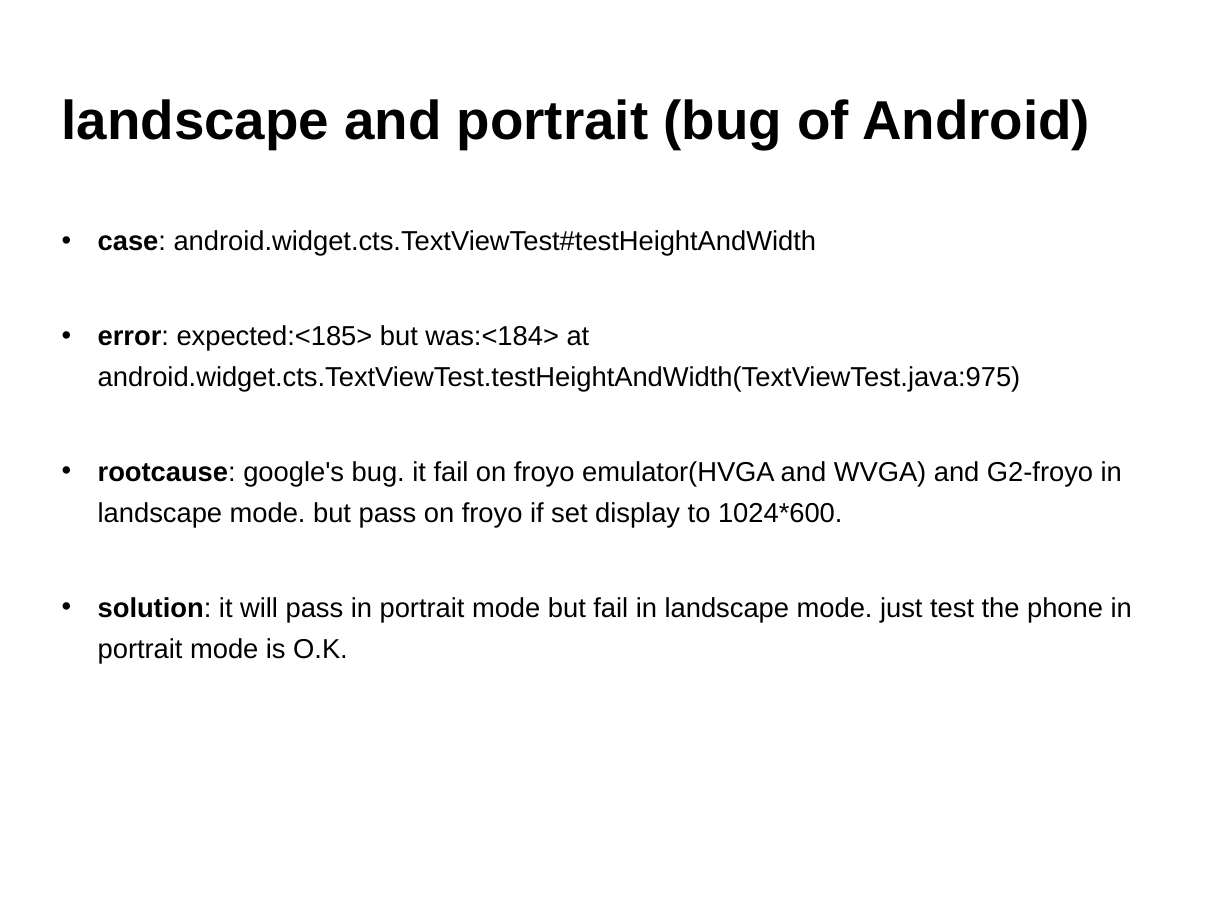
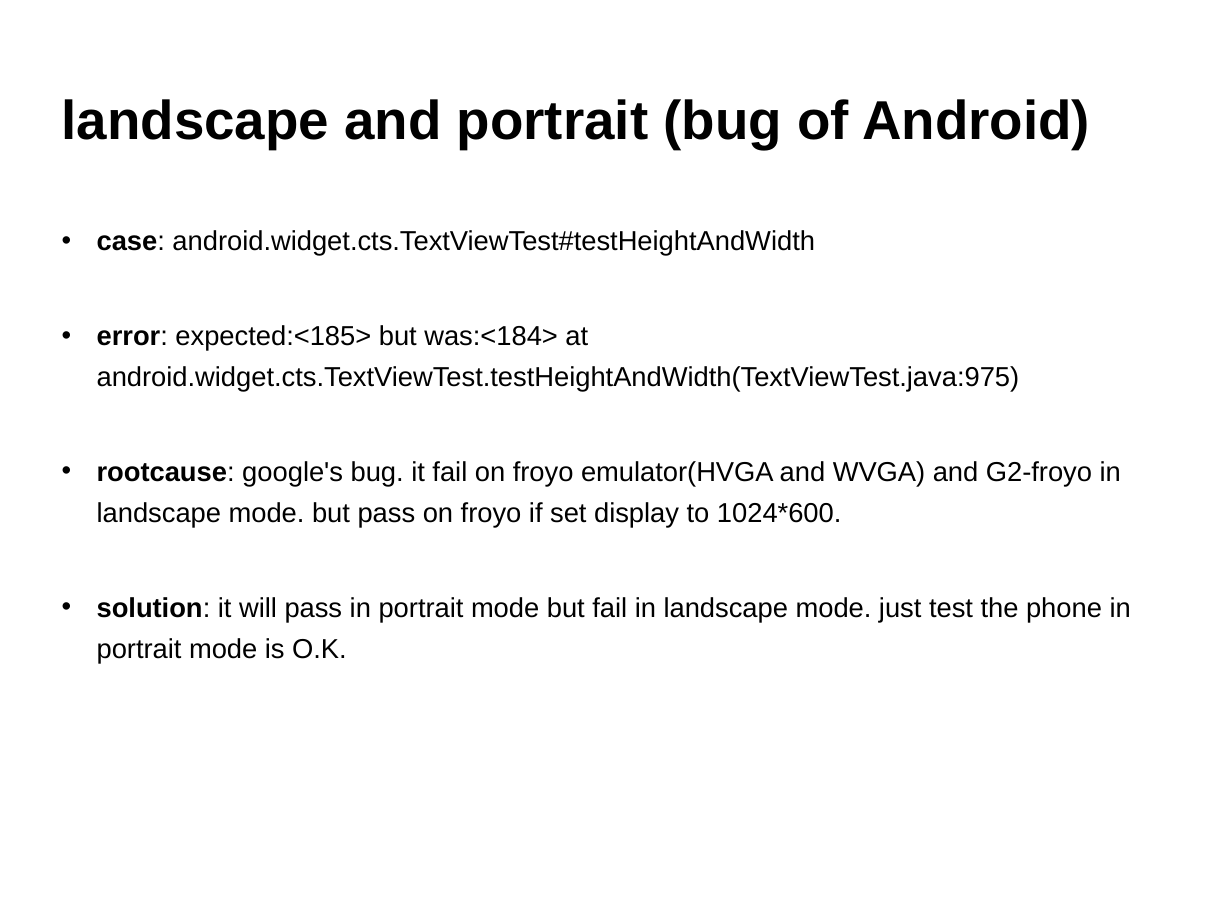
Before and after one commit to widerules/system-information, a slide deck: slide 46 of cts/CTS-training.ppt (slide 44 before the commit). Drawn at 1232x924 pixels with LibreOffice and Linux fonts; fonts in the diff are those of the drawing; background and template pictures are left out. Boxes give left, top, right and bottom in pixels: in the first picture for what was removed or moved away, otherwise in the second. Text is boxed around its words. In the diff, an @@ line names an element or a change of style, - is before the commit and + after.

```diff
--- a/cts/CTS-training.ppt
+++ b/cts/CTS-training.ppt
@@ text "case: android.widget.cts.TextViewTest#testHeightAndWidth" at <box>97,230,1131,663</box>: indent changed @@
```
Also in this commit, not shown: 38 other slides changed, 2 slides added, 6 other files.
